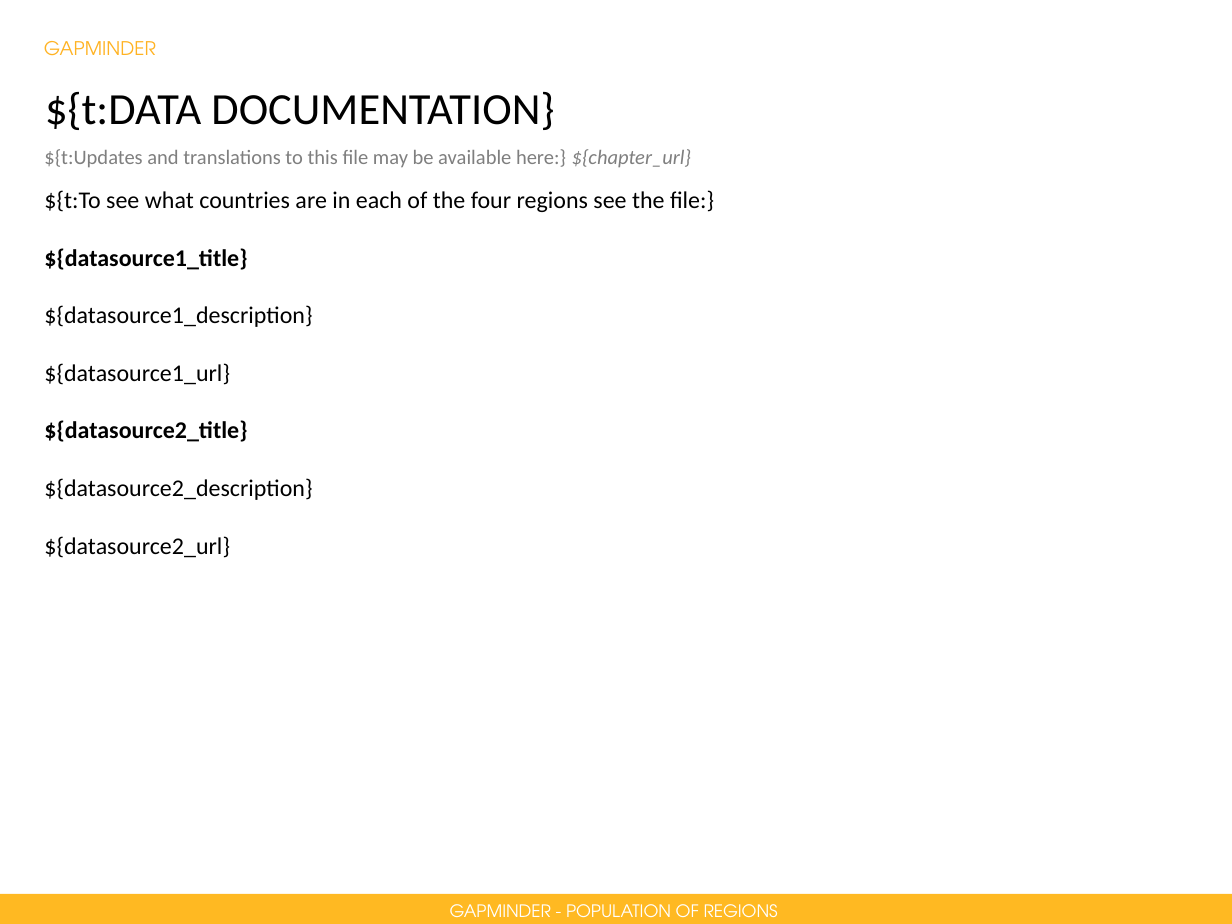
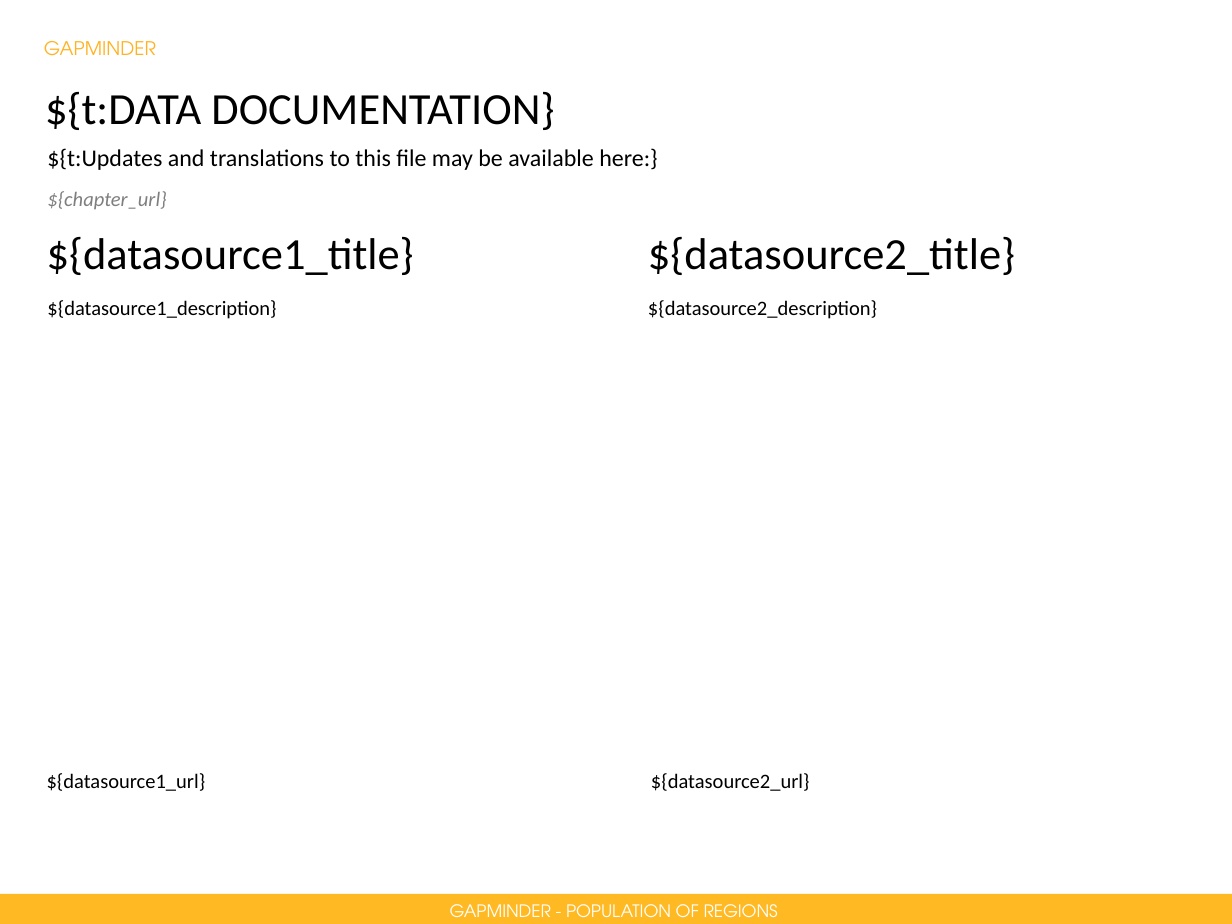
Before and after one commit to neam/dna-project-base-rest-api, a slide deck: slide 1 of app/includes/source_data.ppt. Drawn at 1232x924 pixels with LibreOffice and Linux fonts; fonts in the diff are those of the drawing. Boxes give left, top, right and bottom in pixels: in the first picture for what was removed or moved away, otherwise in the second. Text is boxed around its words. In the diff, an @@ line names an element or a change of style, - is before the commit and + after.

Commit message:
PowerPoint file string translation concept demo

```diff
--- a/app/includes/source_data.ppt
+++ b/app/includes/source_data.ppt
@@ text at [47, 148, 657, 170]: text changed; size 12 to 14 pt; text colour #7F7F7F to #000000 @@
-${t:Updates and translations to this file may be available here:} ${chapter_url}
+${t:Updates and translations to this file may be available here:}
@@ text removed at [44, 190, 714, 558] @@
-${t:To see what countries are in each of the four regions see the file:}
-${datasource1_title}
-${datasource1_description}
-${datasource1_url}
-${datasource2_title}
-${datasource2_description}
-${datasource2_url}
@@ text added at [47, 191, 166, 209], 12 pt, text #7F7F7F, italic @@
+${chapter_url}
@@ text added at [47, 237, 414, 275], 26 pt, text #000000 @@
+${datasource1_title}
@@ text added at [648, 237, 1015, 275], 26 pt, text #000000 @@
+${datasource2_title}
@@ text added at [47, 300, 276, 319], 12 pt, text #000000 @@
+${datasource1_description}
@@ text added at [648, 300, 877, 319], 12 pt, text #000000 @@
+${datasource2_description}
@@ text added at [47, 773, 206, 791], 12 pt, text #000000 @@
+${datasource1_url}
@@ text added at [651, 773, 810, 791], 12 pt, text #000000 @@
+${datasource2_url}
```
Also in this commit, not shown: 1 other file.
